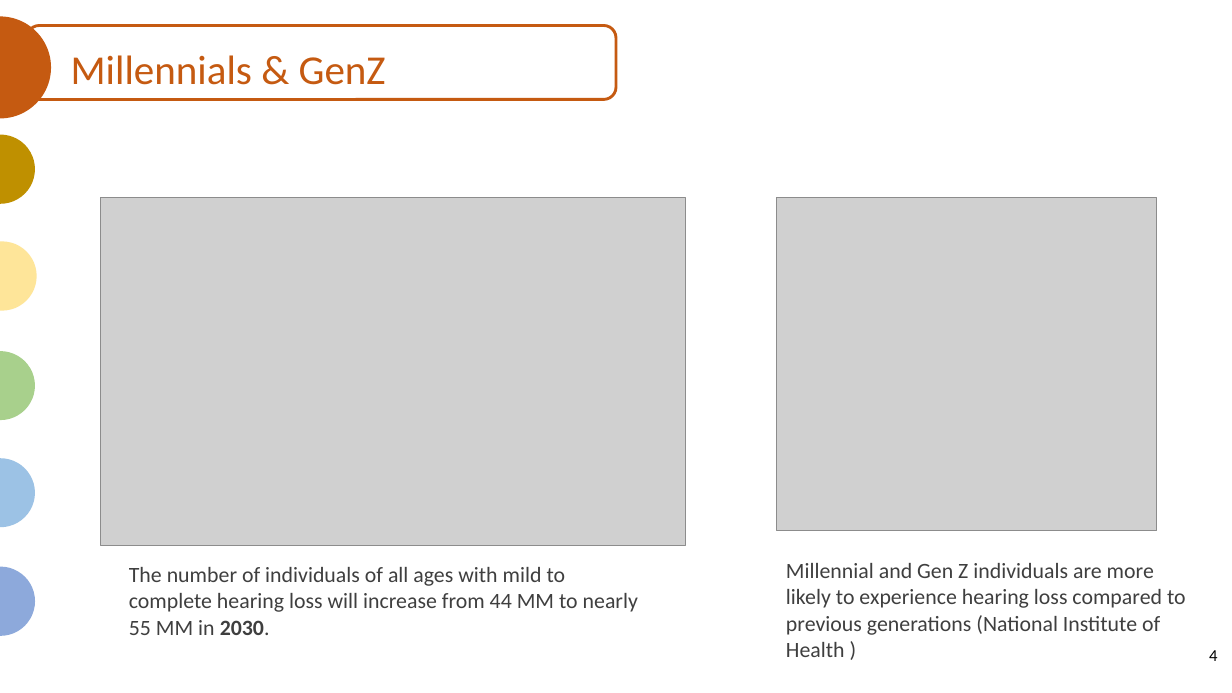
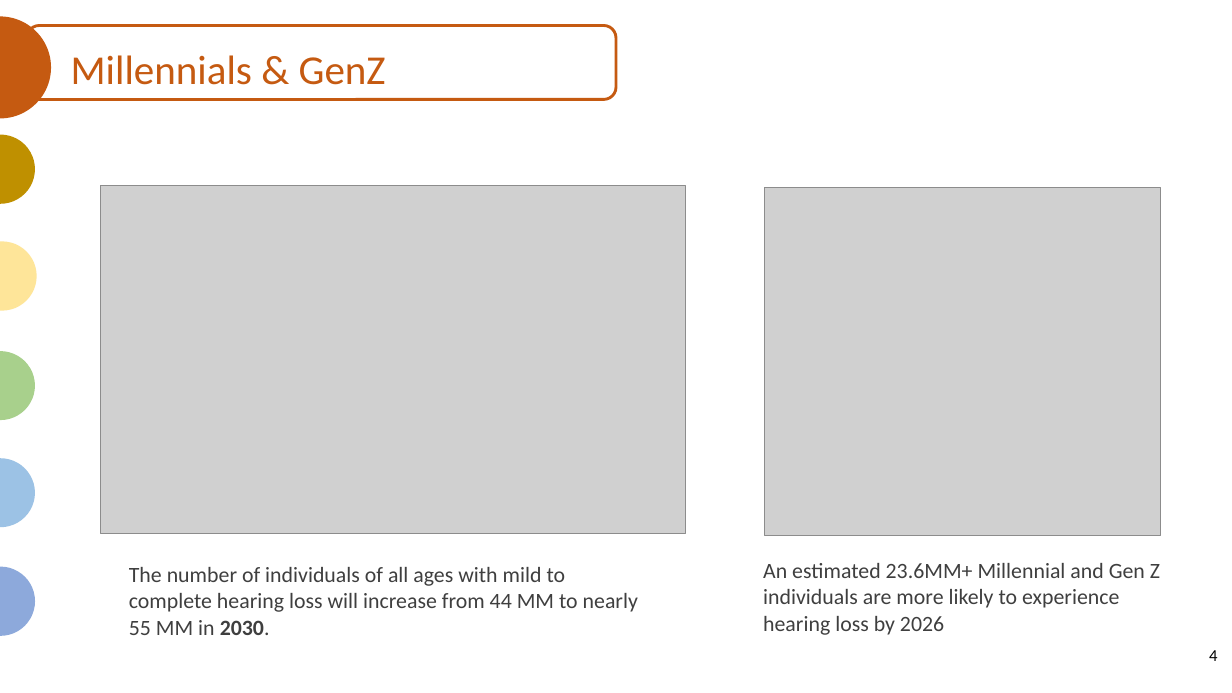
Before and after one commit to JaxWil24/Hearing_Aid_Accessibility, a slide deck: slide 4 of Presentation/FP_Powerpoint.pptx. Drawn at 1232x693 pixels with LibreOffice and Linux fonts; fonts in the diff are those of the drawing; grey boxes stand for pictures. Boxes give left, top, right and bottom in pixels: in the first picture for what was removed or moved away, otherwise in the second. Text is boxed around its words. In the diff, an @@ line names an element or a change of style, - is before the commit and + after.

```diff
--- a/Presentation/FP_Powerpoint.pptx
+++ b/Presentation/FP_Powerpoint.pptx
@@ picture: place and size @@
-picture at (100, 198, 686, 545)
+picture at (100, 186, 686, 533)
@@ picture: place and size @@
-picture at (777, 198, 1157, 531)
+picture at (764, 188, 1161, 535)
@@ text at (763, 563, 1160, 635): text changed @@
-Millennial and Gen Z individuals are more likely to experience hearing loss compared to previous generations (National Institute of Health )
+An estimated 23.6MM+ Millennial and Gen Z individuals are more likely to experience hearing loss by 2026
```
Also in this commit, not shown: 4 other slides changed, 1 slide removed.
